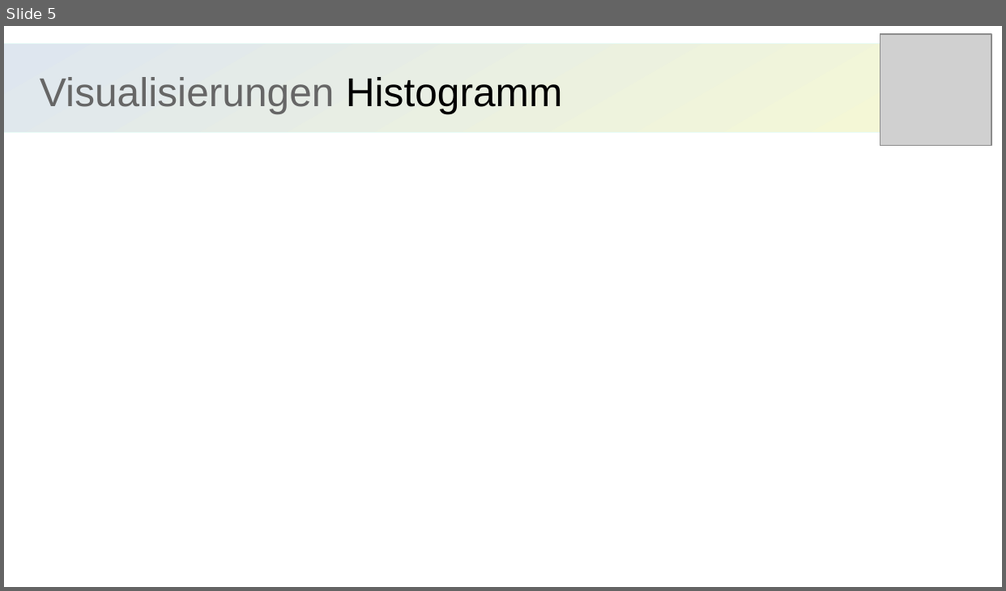
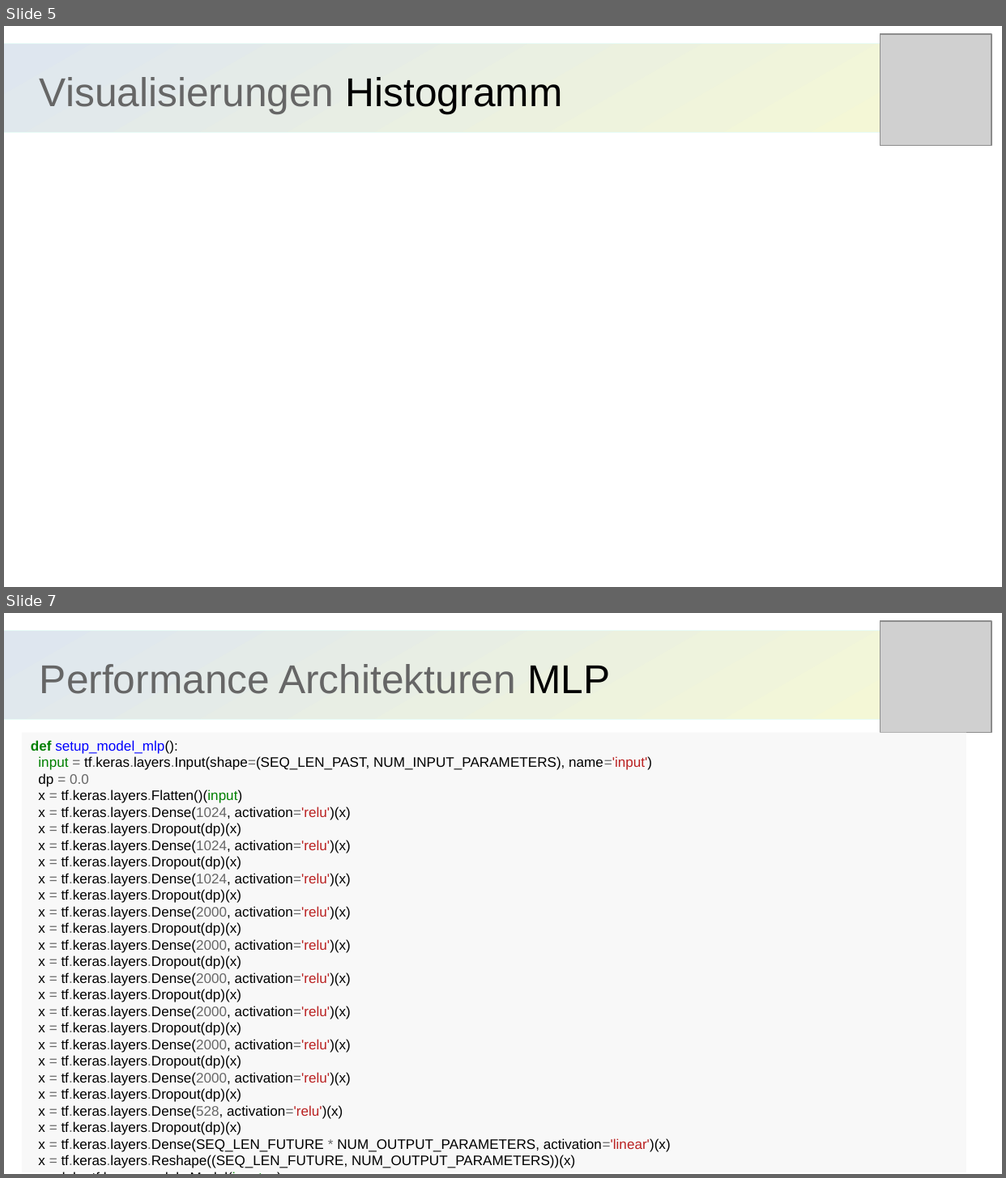
Before and after one commit to TorgeSchwark/BS-Temperature, a slide deck: presentation_prototype.odp. Shown one above the other, each under a label of ours: slide 5 before the commit, slides 5 and 7 after it; the slides between them are not shown. The pictures are 1006x591 and 1006x1178 pixels, drawn with LibreOffice and Linux fonts; fonts in the diff are those of the drawing; grey boxes stand for pictures. Boxes give left, top, right and bottom in pixels: in the first picture for what was removed or moved away, otherwise in the second. Text is boxed around its words. In the diff, an @@ line names an element or a change of style, - is before the commit and + after.

Commit message:
some presentation changes

```diff
--- a/presentation_prototype.odp
+++ b/presentation_prototype.odp
@@ slide 7 added at (4, 613, 1002, 1174), background #FFFFFF @@
@@ rectangle added at (4, 631, 985, 720), fill gradient #DEE6EF to #F6F9D4, outline #E8FCF7 0 pt @@
@@ picture added at (880, 621, 992, 733) @@
@@ title added at (40, 664, 611, 694), 32 pt, text #666666 @@
+Performance Architekturen MLP
@@ rectangle added at (22, 733, 966, 1173), fill #F8F8F8, 11 pt, text #000000 @@
+def setup_model_mlp():
+input = tf.keras.layers.Input(shape=(SEQ_LEN_PAST, NUM_INPUT_PARAMETERS), name='input')
+dp = 0.0
+x = tf.keras.layers.Flatten()(input)
+x = tf.keras.layers.Dense(1024, activation='relu')(x)
+x = tf.keras.layers.Dropout(dp)(x)
+x = tf.keras.layers.Dense(1024, activation='relu')(x)
+x = tf.keras.layers.Dropout(dp)(x)
+x = tf.keras.layers.Dense(1024, activation='relu')(x)
+x = tf.keras.layers.Dropout(dp)(x)
+x = tf.keras.layers.Dense(2000, activation='relu')(x)
+x = tf.keras.layers.Dropout(dp)(x)
+x = tf.keras.layers.Dense(2000, activation='relu')(x)
+x = tf.keras.layers.Dropout(dp)(x)
+x = tf.keras.layers.Dense(2000, activation='relu')(x)
+x = tf.keras.layers.Dropout(dp)(x)
+x = tf.keras.layers.Dense(2000, activation='relu')(x)
+x = tf.keras.layers.Dropout(dp)(x)
+x = tf.keras.layers.Dense(2000, activation='relu')(x)
+x = tf.keras.layers.Dropout(dp)(x)
+x = tf.keras.layers.Dense(2000, activation='relu')(x)
+x = tf.keras.layers.Dropout(dp)(x)
+x = tf.keras.layers.Dense(528, activation='relu')(x)
+x = tf.keras.layers.Dropout(dp)(x)
+x = tf.keras.layers.Dense(SEQ_LEN_FUTURE * NUM_OUTPUT_PARAMETERS, activation='linear')(x)
+x = tf.keras.layers.Reshape((SEQ_LEN_FUTURE, NUM_OUTPUT_PARAMETERS))(x)
+model = tf.keras.models.Model(input, x)
+return model
```
Also in this commit, not shown: 16 other slides added.
